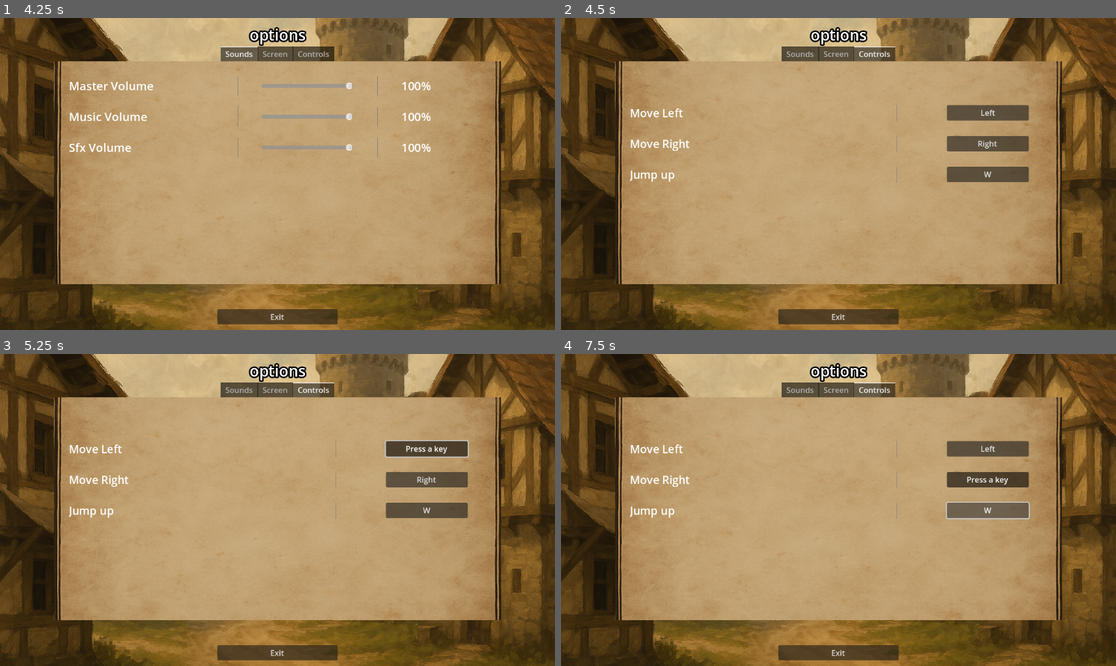
Above: before the commit, frames 1-4 (two rows, left to right).
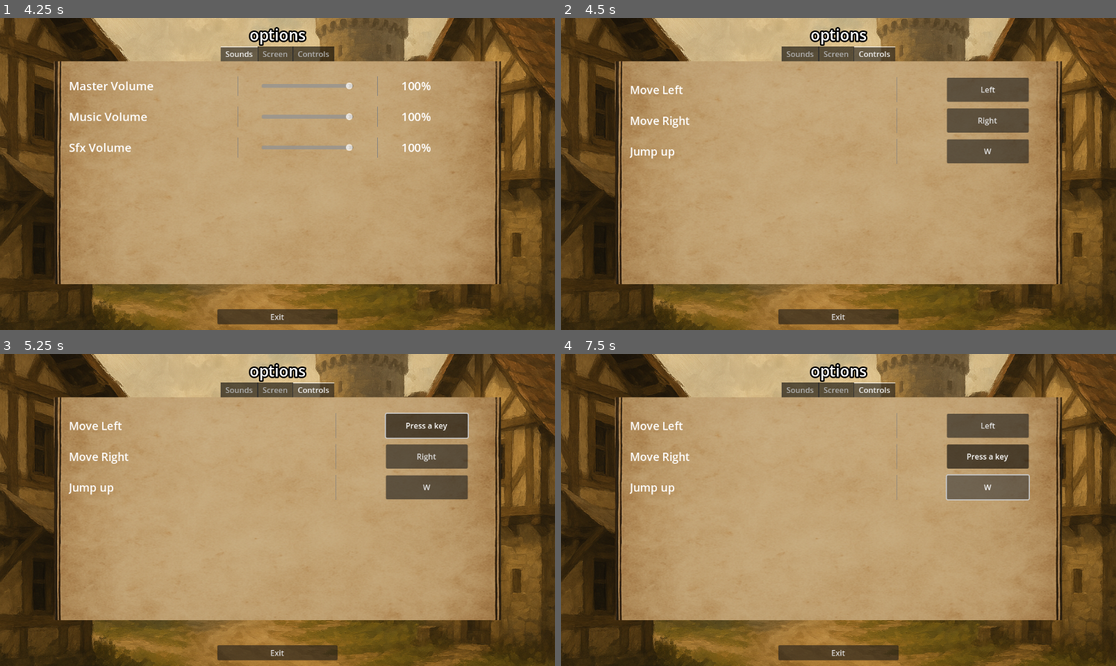
Above: after the commit, the same moments.

Repository: Kelvinbex2/Proyecto_final
Game: Godot game, scene res://scene/ui/main_menu.tscn
The game is run twice, just before and just after one commit, with the same random seed, the same clock (stepped at 60 frames per second) and the same inputs.
Inputs:
- Up to frame 1 (4.25 s): click "Start Game" at 0.5 s; click "Start Game" at 1.25 s; click "Options" at 2 s; tap Enter at 2.75 s; hold W (jump_up) from 2.78 s (still down); tap Space at 3.5 s
- Up to frame 2 (4.5 s): tap Enter at 4.25 s; release W (jump_up) at 4.28 s; hold Left (move_left) from 4.28 s (still down)
- Up to frame 3 (5.25 s): release Left (move_left) at 5 s; click "Left" at 5 s
- Up to frame 4 (7.5 s): click "Press a key" at 5.75 s; click "Right" at 6.5 s; click "W" at 7.25 s

Frame 1 is identical in both runs. In frame 2, 4.3% of the frame differs, in the area x 12-85%, y 18-53%; in frame 3, 4.5%; in frame 4, 5.0%, in the area x 12-85%, y 18-54%.

Commit message:
fin 1.2 ui update

Diff:
--- a/proyexto_final/scene/ui/option_menu/hot_key_button.tscn
+++ b/proyexto_final/scene/ui/option_menu/hot_key_button.tscn
@@ -23,7 +23,7 @@
 alignment = 1
 
 [node name="Label" type="Label" parent="HBoxContainer"]
-custom_minimum_size = Vector2(450, 28)
+custom_minimum_size = Vector2(450, 50)
 layout_mode = 2
 theme_override_font_sizes/font_size = 23
 text = "Action"
--- a/proyexto_final/scene/ui/option_menu/setting_con.tscn
+++ b/proyexto_final/scene/ui/option_menu/setting_con.tscn
@@ -118,7 +118,7 @@
 grow_horizontal = 2
 grow_vertical = 2
 theme_override_constants/margin_left = 24
-theme_override_constants/margin_top = 24
+theme_override_constants/margin_top = -24
 theme_override_constants/margin_right = 24
 theme_override_constants/margin_bottom = 24
 
